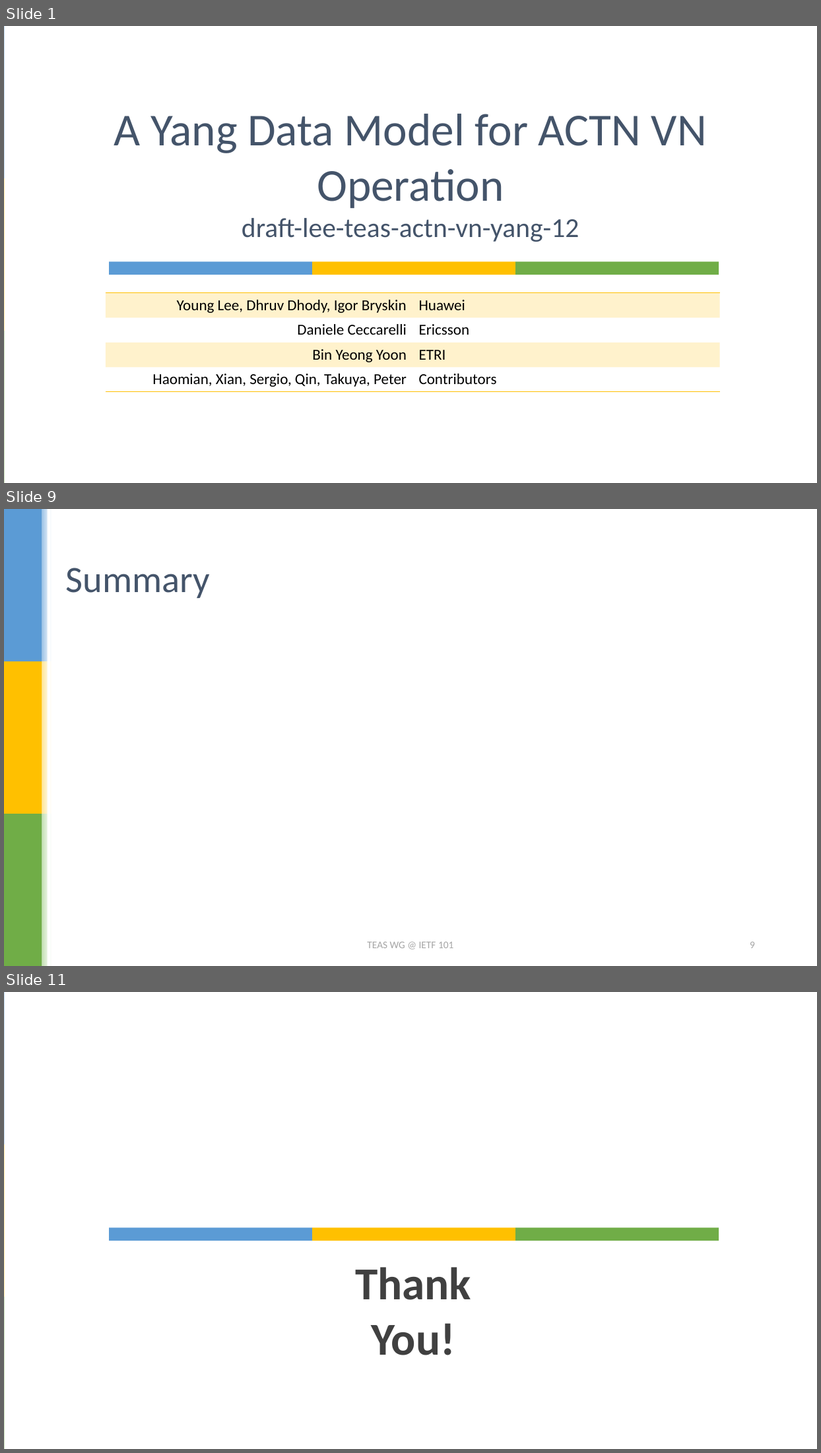
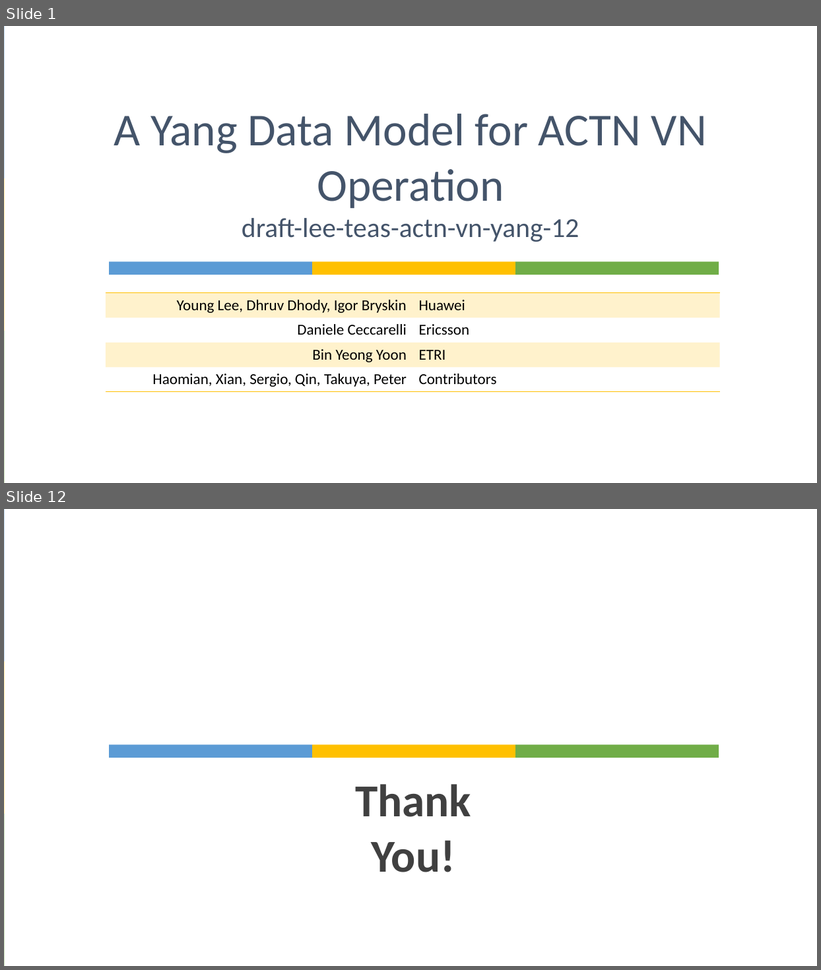
Before and after one commit to dhruvdhody-huawei/101, a slide deck: draft-lee-teas-actn-vn-yang.pptx. Shown one above the other, each under a label of ours: slides 1, 9 and 11 before the commit, slides 1 and 12 after it; the slides between them are not shown. The pictures are 821x1453 and 821x970 pixels, drawn with LibreOffice and Linux fonts; fonts in the diff are those of the drawing. Boxes give left, top, right and bottom in pixels: in the first picture for what was removed or moved away, otherwise in the second. Text is boxed around its words. In the diff, an @@ line names an element or a change of style, - is before the commit and + after.

```diff
--- a/draft-lee-teas-actn-vn-yang.pptx
+++ b/draft-lee-teas-actn-vn-yang.pptx
@@ slide 9 removed at (4,509,817,966), background #FFFFFF; not listed: 6 template elements that a slide beside it also shows @@
@@ title removed at (66,568,210,598) @@
-Summary
@@ rectangle removed at (42,661,52,814) @@
@@ text removed at (367,942,453,949) @@
-TEAS WG @ IETF 101
@@ page number removed at (750,942,755,949) @@
-9
@@ what was slide 11 is now slide 12 @@
```
Also in this commit, not shown: 8 slides changed, 7 slides added, 1 other file.
